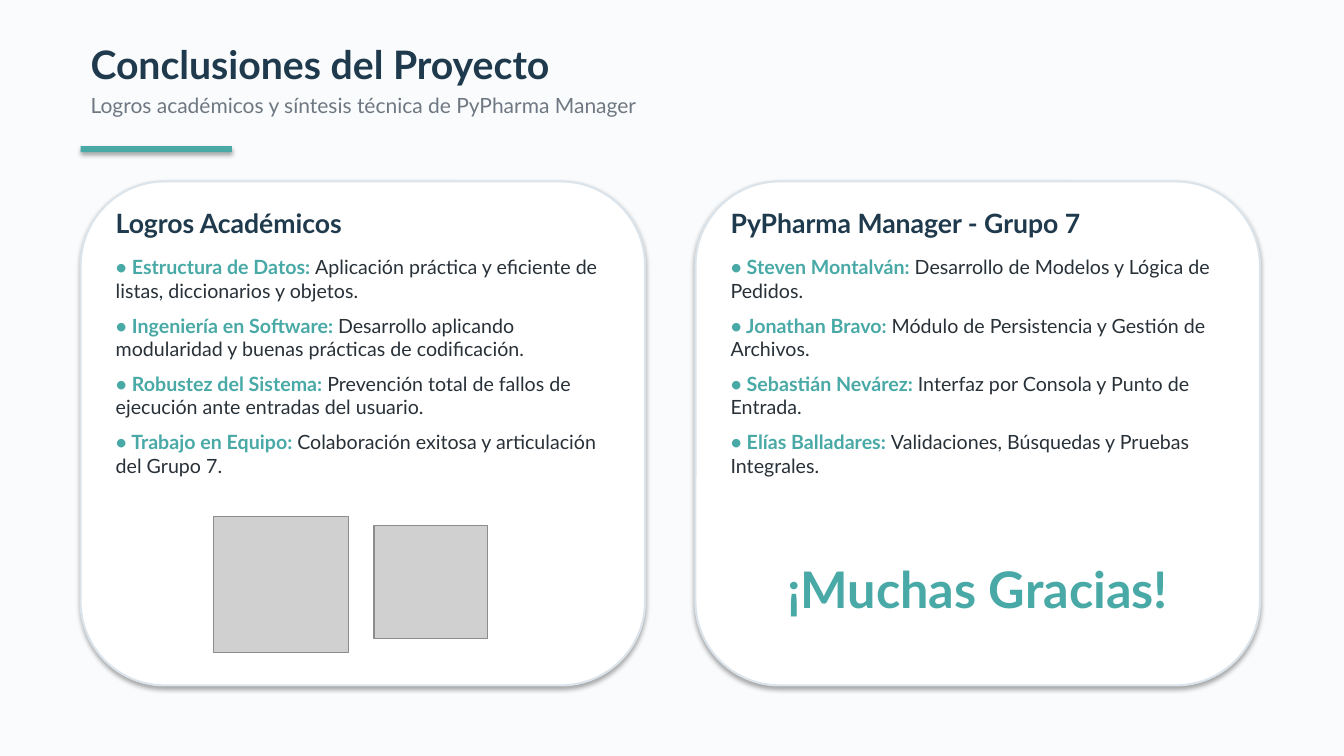
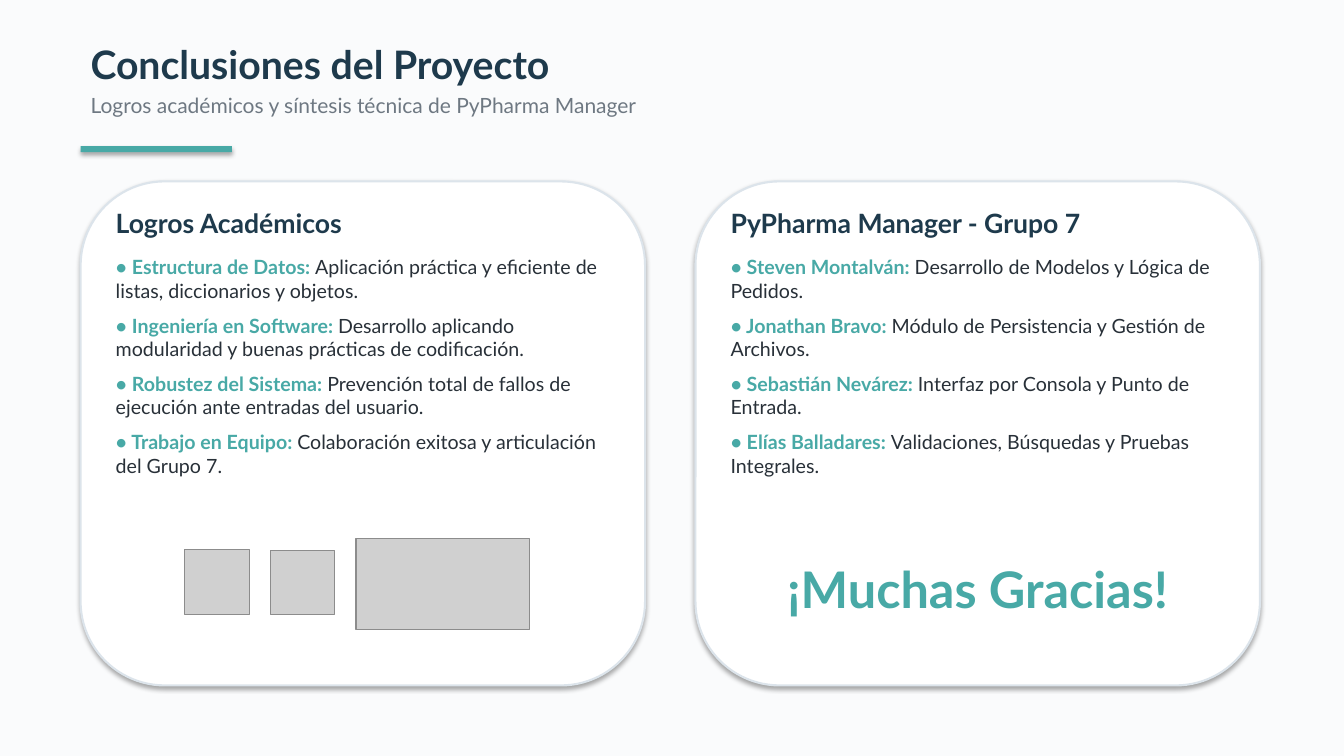
Before and after one commit to JBalladaresM2/componente-practico-2, a slide deck: slide 10 of Presentacion.pptx. Drawn at 1344x756 pixels with LibreOffice and Linux fonts; fonts in the diff are those of the drawing; grey boxes stand for pictures. Boxes give left, top, right and bottom in pixels: in the first picture for what was removed or moved away, otherwise in the second. Text is boxed around its words. In the diff, an @@ line names an element or a change of style, - is before the commit and + after.

```diff
--- a/Presentacion.pptx
+++ b/Presentacion.pptx
@@ picture: place and size @@
-picture at box(374, 525, 488, 639)
+picture at box(356, 538, 529, 630)
@@ picture added at box(185, 549, 249, 614) @@
@@ picture: place and size @@
-picture at box(213, 517, 349, 653)
+picture at box(270, 551, 335, 615)
```
Also in this commit, not shown: 1 other slide changed, 5 other files.
